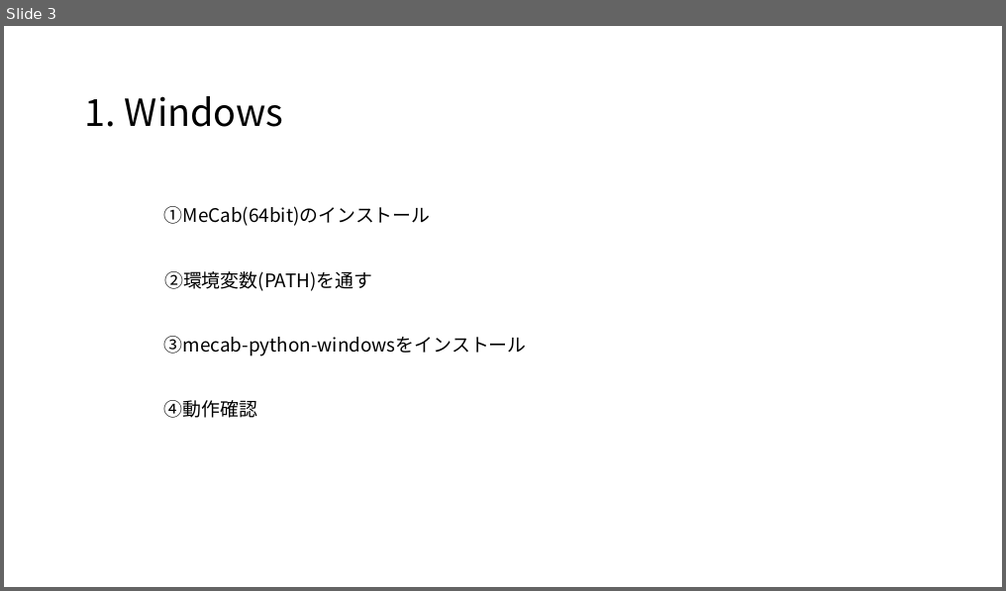
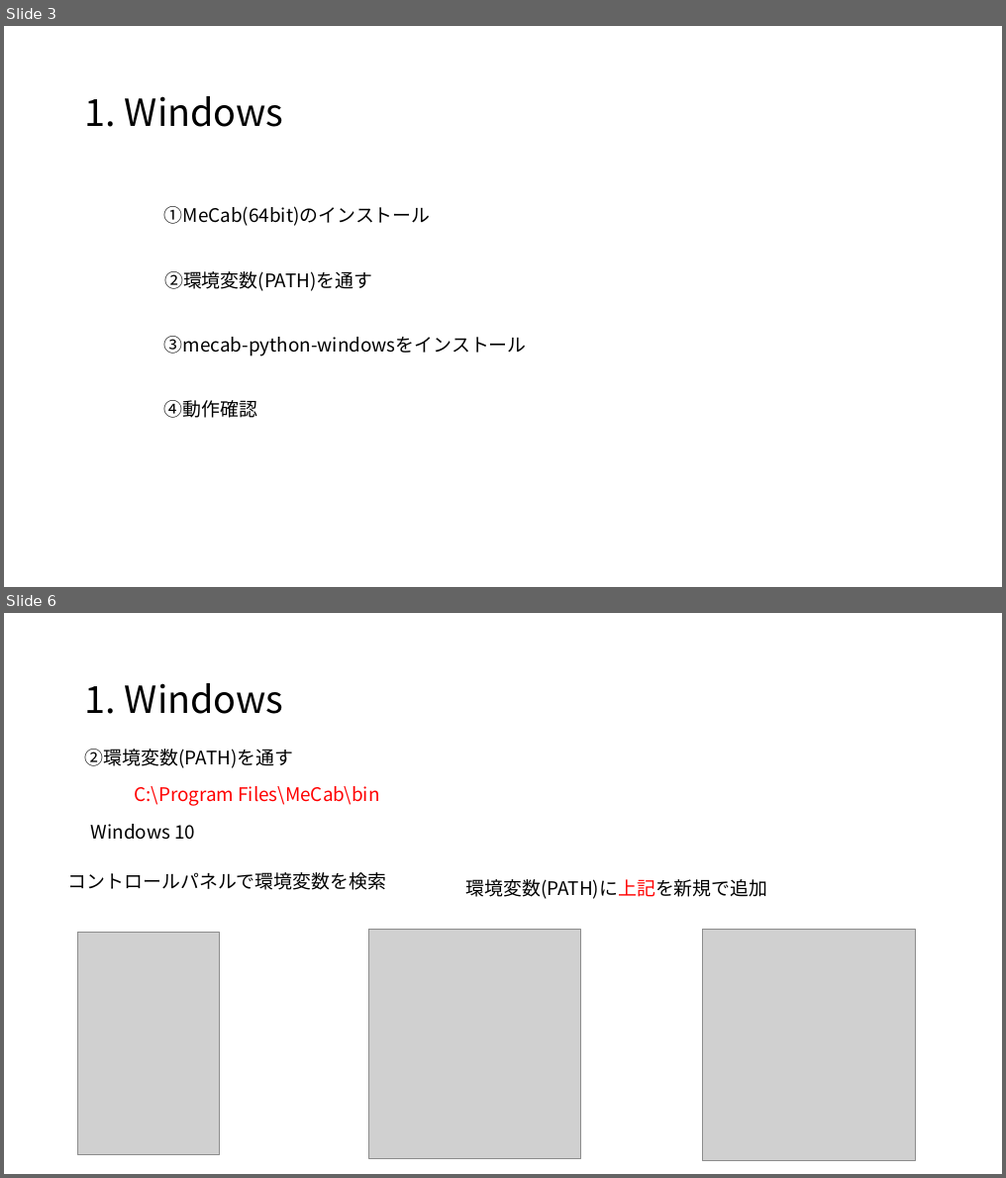
Before and after one commit to satetsu007/NLP_test, a slide deck: doc/mecab.pptx. Shown one above the other, each under a label of ours: slide 3 before the commit, slides 3 and 6 after it; the slides between them are not shown. The pictures are 1006x591 and 1006x1178 pixels, drawn with LibreOffice and Linux fonts; fonts in the diff are those of the drawing; grey boxes stand for pictures. Boxes give left, top, right and bottom in pixels: in the first picture for what was removed or moved away, otherwise in the second. Text is boxed around its words. In the diff, an @@ line names an element or a change of style, - is before the commit and + after.

```diff
--- a/doc/mecab.pptx
+++ b/doc/mecab.pptx
@@ slide 6 added at [4,613,1002,1174], background #FFFFFF @@
@@ text added at [85,683,284,714], 36 pt, text #000000 @@
+1. Windows
@@ text added at [85,749,293,768], 18 pt, text #000000 @@
+②環境変数(PATH)を通す
@@ text added at [134,786,379,806], 18 pt, text #FF0000 @@
+C:\Program Files\MeCab\bin
@@ text added at [91,824,195,840], 18 pt, text #000000 @@
+Windows 10
@@ text added at [68,872,386,890], 18 pt, text #000000 @@
+コントロールパネルで環境変数を検索
@@ text added at [466,879,768,899], 18 pt, text #000000 @@
+環境変数(PATH)に上記を新規で追加
@@ picture added at [78,933,220,1156] @@
@@ picture added at [369,930,580,1158] @@
@@ picture added at [703,930,916,1161] @@
```
Also in this commit, not shown: 7 slides changed, 1 other slide added, 1 other file.
